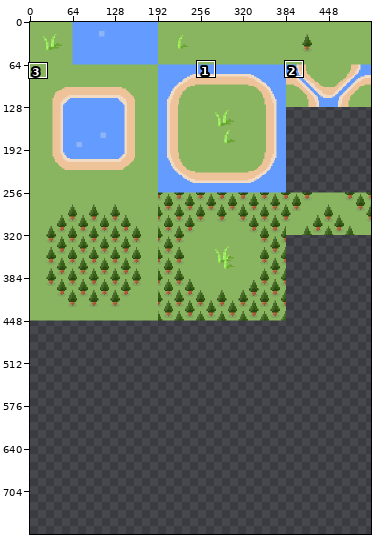
Two states of a pixel-art file, src/images/terrain.aseprite. Above: a wide view before the commit, with the close-up outlined.
Close-up. The starting point:
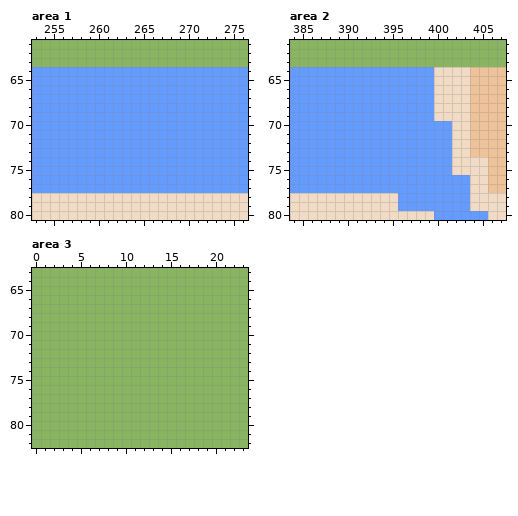
512x512 pixels, 1 frame. Colours within 5 levels of each other are drawn and written as one. Shown: area 1: x 253..276, y 61..80; area 2: x 384..407, y 61..80; area 3: x 0..23, y 63..82. The old version is drawn lined up with the new one, on the new canvas. The commit also changed other parts of the picture, which this record leaves out.
The same view after the edit:
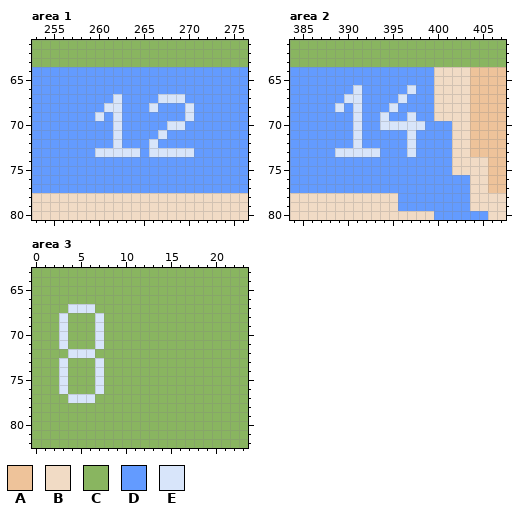
Palette (. is transparent): A #eec39a  B #f1dbc5  C #89b560  D #639bff  E #d8e5fa
Change:
canvas 512x512 -> 512x768
Area 1:
Colour D becomes colour E in row 67 at x 262 and 267 to 269; in row 68 at x 261 to 262, 266 and 270; in row 69 at x 260, 262 and 270; in row 70 at x 262 and 268 to 269; in row 71 at x 262 and 267; in row 72 at x 262 and 266.
Colour D becomes colour E in row 73 at x 260 to 264 and 266 to 270.
Area 2:
Colour D becomes colour E in row 66 at x 391 and 397; in row 67 at x 390 to 391 and 396; in row 68 at x 389, 391 and 395; in row 69 at x 391, 394 and 397; in row 70 at x 391 and 394 to 398; in rows 71 to 72 at x 391 and 397.
Colour D becomes colour E in row 73 at x 389 to 393 and 397.
Area 3:
Colour C becomes colour E in row 67 at x 4 to 6; in rows 68 to 71 at x 3 and 7; in row 72 at x 4 to 6; in rows 73 to 76 at x 3 and 7; in row 77 at x 4 to 6.
